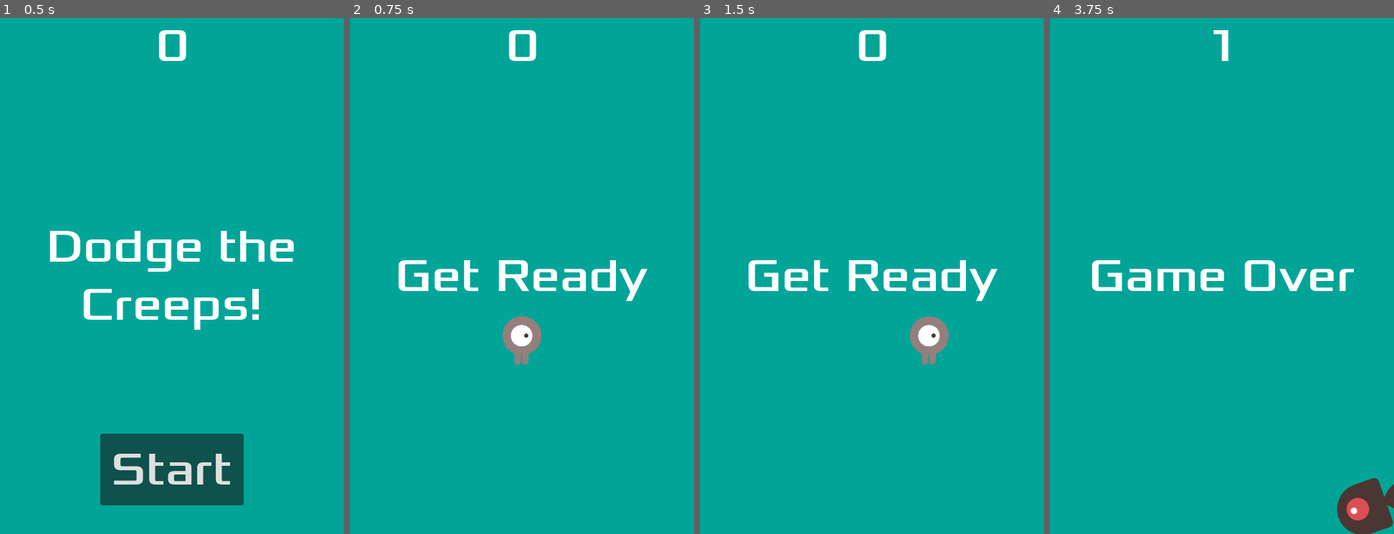
Above: before the commit, frames 1-4 (left to right).
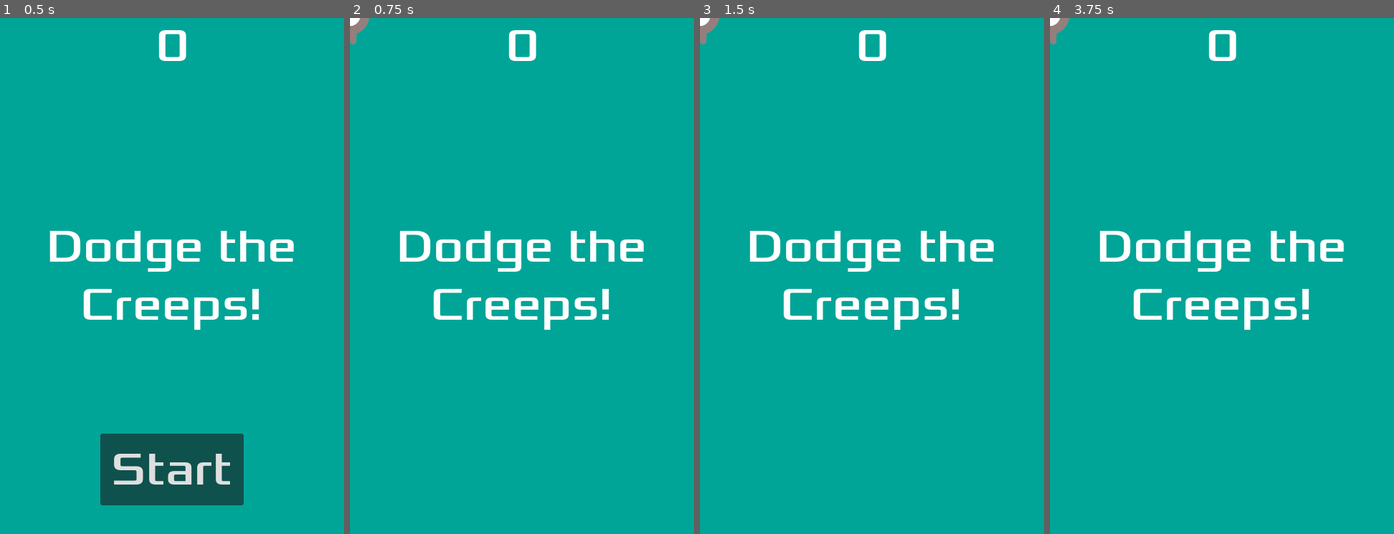
Above: after the commit, the same moments.

Repository: Beans4You/Team2_Game
Game: Godot game, scene res://main.tscn
The game is run twice, just before and just after one commit, with the same random seed, the same clock (stepped at 60 frames per second) and the same inputs.
Inputs:
- Up to frame 1 (0.5 s): no input
- Up to frame 2 (0.75 s): click "Start" at 0.5 s
- Up to frame 3 (1.5 s): tap Enter at 1.25 s; hold Right (move_right) from 1.28 s (still down)
- Up to frame 4 (3.75 s): release Right (move_right) at 2.03 s; hold Down (move_down) 2.03-2.78 s; hold Right (move_right) 2.78-3.53 s; hold Up (move_up) from 3.53 s (still down)

Frame 1 is identical in both runs. In frame 2, 5.5% of the frame differs, in the area x 0-87%, y 0-68%; in frame 3, 5.5%; in frame 4, 6.5%, in the area x 0-100%, y 0-100%.
Error after the commit: Parse Error: Unexpected "Identifier" in class body. (res://player.gd:56)

Commit message:
Test Commit
Test commit for merge conflict

Diff:
--- a/dodge-the-creeps/player.gd
+++ b/dodge-the-creeps/player.gd
@@ -52,3 +52,6 @@
 	position = pos
 	show()
 	$CollisionShape2D.disabled = false
+
+Func my_func_member1():
+	print("hello")
